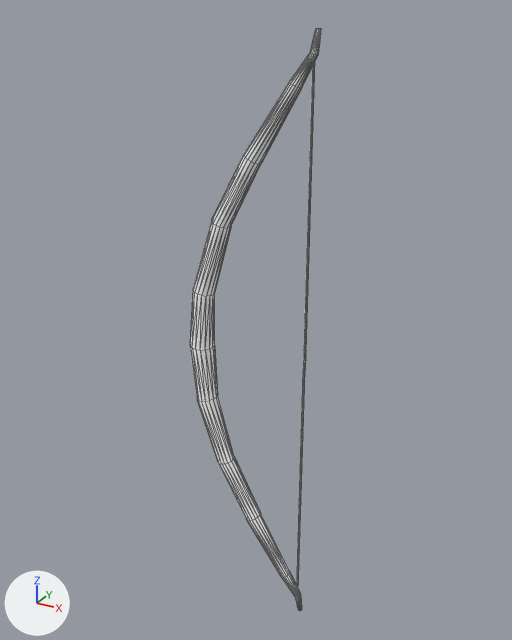
The glTF model apps/client/src/props/art-study/source-natural-bow/natural-bow-source.glb as it was, and as the next commit left it.
Rendered twice from a 50 mm lens placed at (0.645, -1.141, 1.28), pointed at (-0.001, 0.033, 0.693). Lighting does not change. The marker at lower left points along +X, +Y and +Z. The first picture is the older version. Mesh edges are drawn as thin lines. Where no turn or scale is listed for an object, it has been applied to the vertices.

In view in the first picture: 'natural-bow-source runtime mesh'.
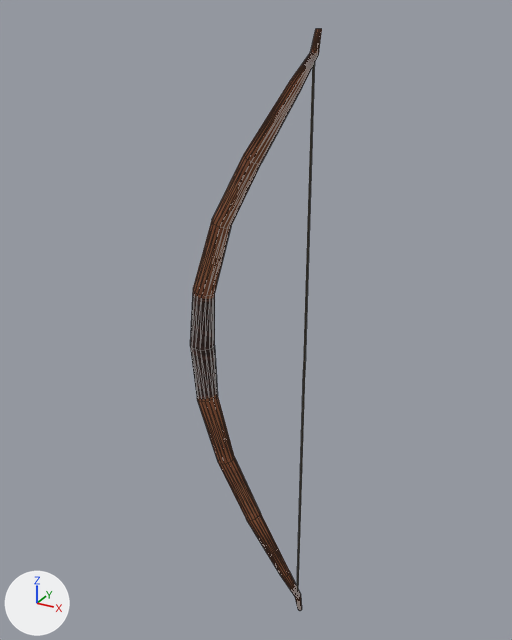
Boxes [x1, y1, x2, y2] around the edits, measured in the pictures (512 x 640 px):
'natural-bow-source runtime mesh', recoloured (white to brown)
    both: [190, 29, 322, 611]

Patch to the scene script:
```diff
--- a/apps/client/src/props/art-study/source-natural-bow/natural-bow-source.glb.py
+++ b/apps/client/src/props/art-study/source-natural-bow/natural-bow-source.glb.py
@@ img_bow01d @@
+img_bow01d = load_image('bow01D', '_unpacked/bow01D', 512, 1024, 'sRGB')
@@ mat_bow_bowarrowquiver_albedo @@
+mat_bow_bowarrowquiver_albedo = principled_material('bow bowarrowquiver albedo')
+mat_bow_bowarrowquiver_albedo.texture = img_bow01d
+mat_bow_bowarrowquiver_albedo.roughness = 0.9
@@ me_circle_001 @@
 me_circle_001.from_pydata(...)  # 222 vertices, 432 faces; spans x -0.05..0.227, y -0.026..0.026, z -0.625..0.625
-me_circle_001.materials.append(mat_bowarrowquiver)  # white #ffffff
+me_circle_001.materials.append(mat_bow_bowarrowquiver_albedo)  # picture img_bow01d
```
